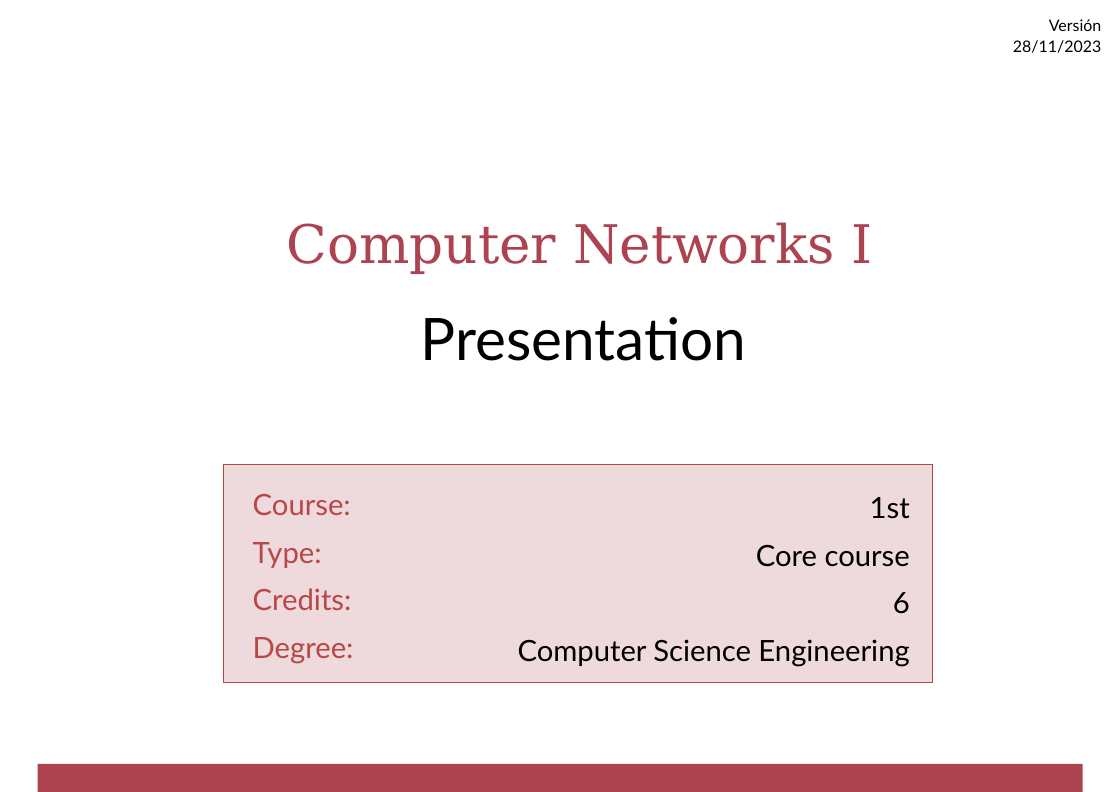
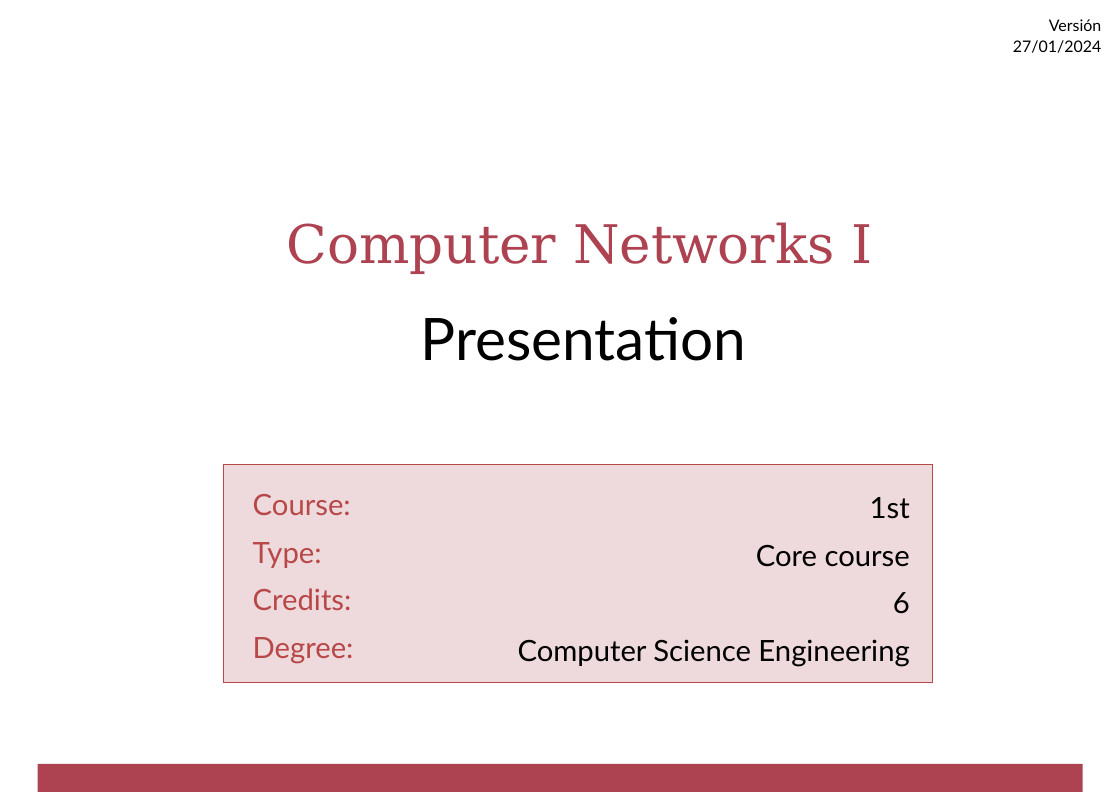
Before and after one commit to cletomartin/redes1, a slide deck: slide 1 of slides/presentation.odp. Drawn at 1120x792 pixels with LibreOffice and Linux fonts; fonts in the diff are those of the drawing; background and template pictures are left out. Boxes give left, top, right and bottom in pixels: in the first picture for what was removed or moved away, otherwise in the second. Text is boxed around its words. In the diff, an @@ line names an element or a change of style, - is before the commit and + after.

```diff
--- a/slides/presentation.odp
+++ b/slides/presentation.odp
@@ text at bbox=[1013, 19, 1101, 53]: text changed @@
-Versión 28/11/2023
+Versión 27/01/2024
```
Also in this commit, not shown: 6 other slides changed, 1 slide added.
